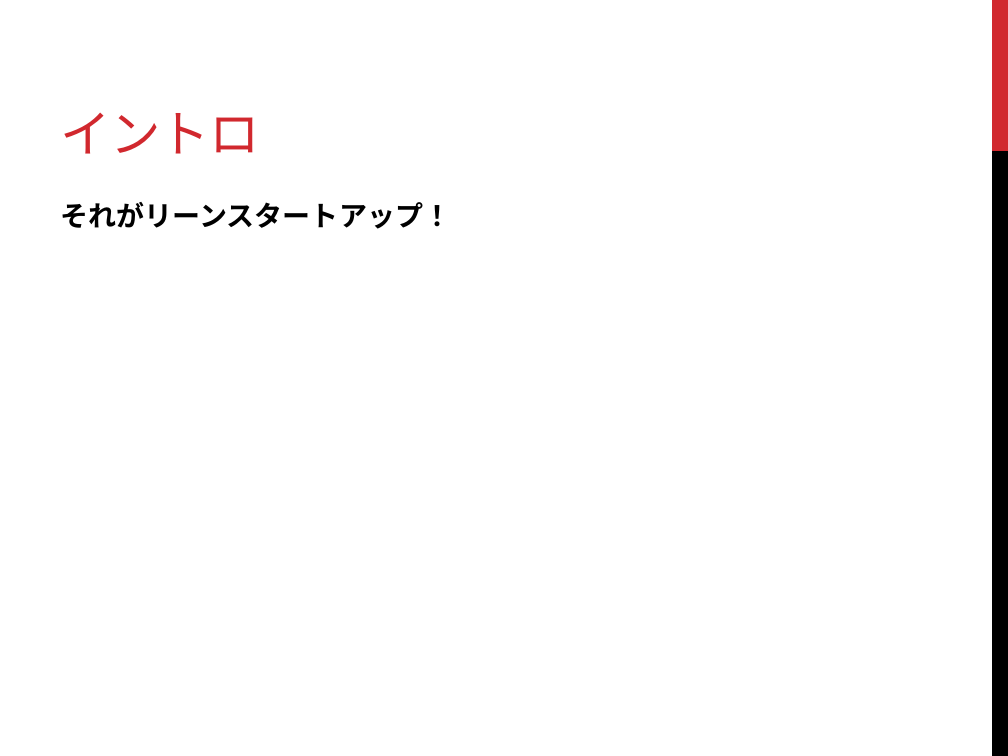
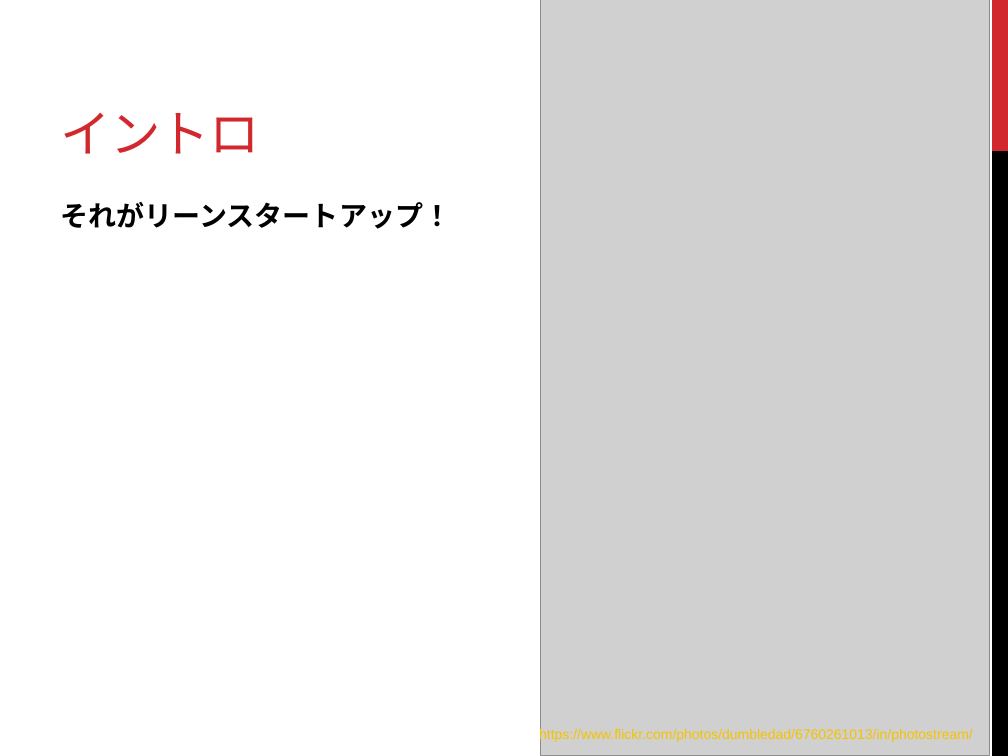
Before and after one commit to k2works/study, a slide deck: slide 8 of ltdd02/LT駆動開発 02 プレゼン.pptx. Drawn at 1008x756 pixels with LibreOffice and Linux fonts; fonts in the diff are those of the drawing; grey boxes stand for pictures. Boxes give left, top, right and bottom in pixels: in the first picture for what was removed or moved away, otherwise in the second. Text is boxed around its words. In the diff, an @@ line names an element or a change of style, - is before the commit and + after.

```diff
--- a/ltdd02/LT駆動開発 02 プレゼン.pptx
+++ b/ltdd02/LT駆動開発 02 プレゼン.pptx
@@ picture added at [540,0,989,756] @@
@@ text added at [539,728,973,743], 10 pt, text #F5C201 @@
+https://www.flickr.com/photos/dumbledad/6760261013/in/photostream/
```
Also in this commit, not shown: 5 other slides changed, 5 slides added, 9 other files.
